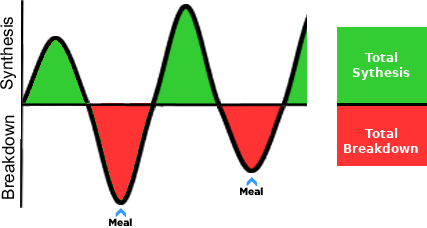
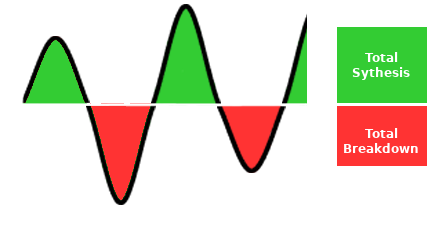
Before/after of a 427px x 228px layered artwork. What changed in the layer stack:
painted on "Protein Balance Bar" over [337, 103, 427, 106]
painted on "Axes" over [20, 0, 307, 208]
painted on "Meal Arrow 3" over [240, 177, 263, 196]
painted on "Meal Arrow 2" over [109, 208, 132, 227]
painted on "Breakdown copy" over [1, 115, 15, 199]
painted on "Synthesis copy" over [0, 17, 16, 90]
